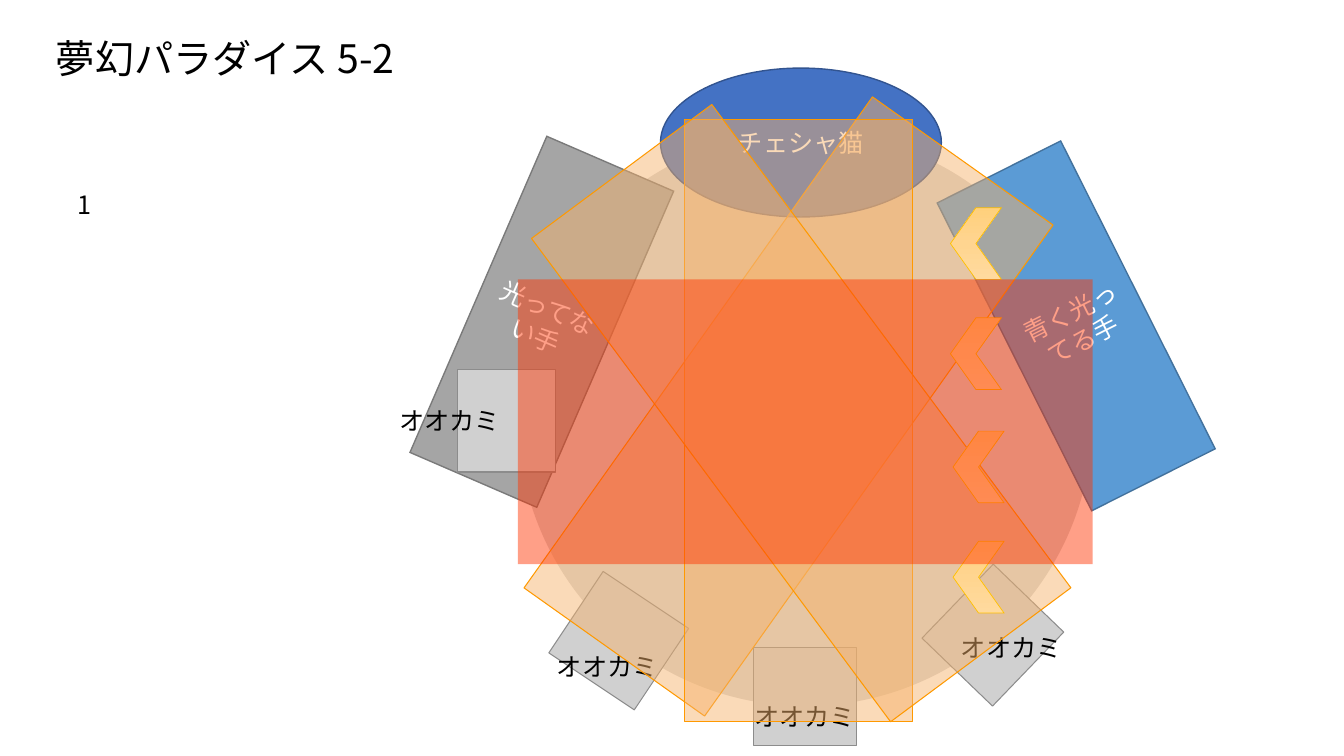
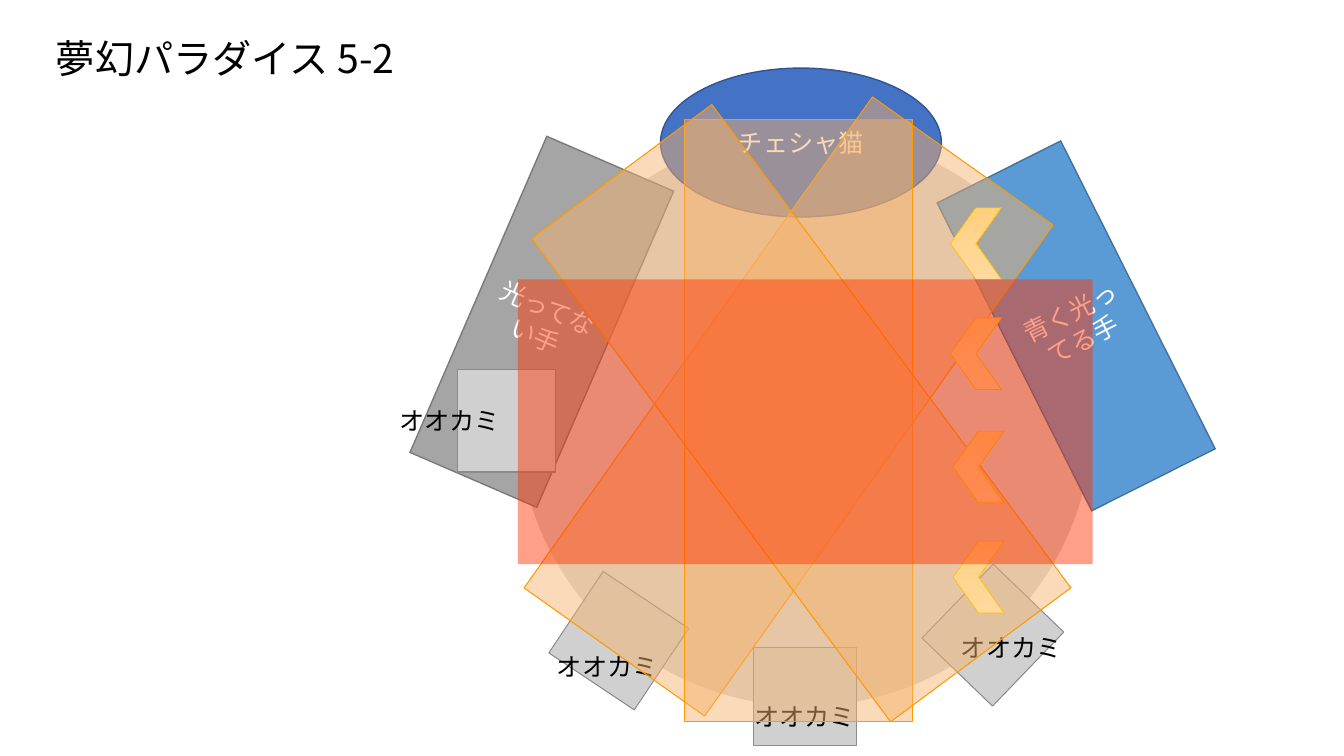
Before and after one commit to tufuchipaji/Tiera, a slide deck: slide 35 of 机制图示.pptx. Drawn at 1344x756 pixels with LibreOffice and Linux fonts; fonts in the diff are those of the drawing; grey boxes stand for pictures. Boxes give left, top, right and bottom in pixels: in the first picture for what was removed or moved away, otherwise in the second. Text is boxed around its words. In the diff, an @@ line names an element or a change of style, - is before the commit and + after.

```diff
--- a/机制图示.pptx
+++ b/机制图示.pptx
@@ text removed at bbox=[77, 195, 91, 214] @@
-1
```
Also in this commit, not shown: 1 other slide changed, 2 other files.
